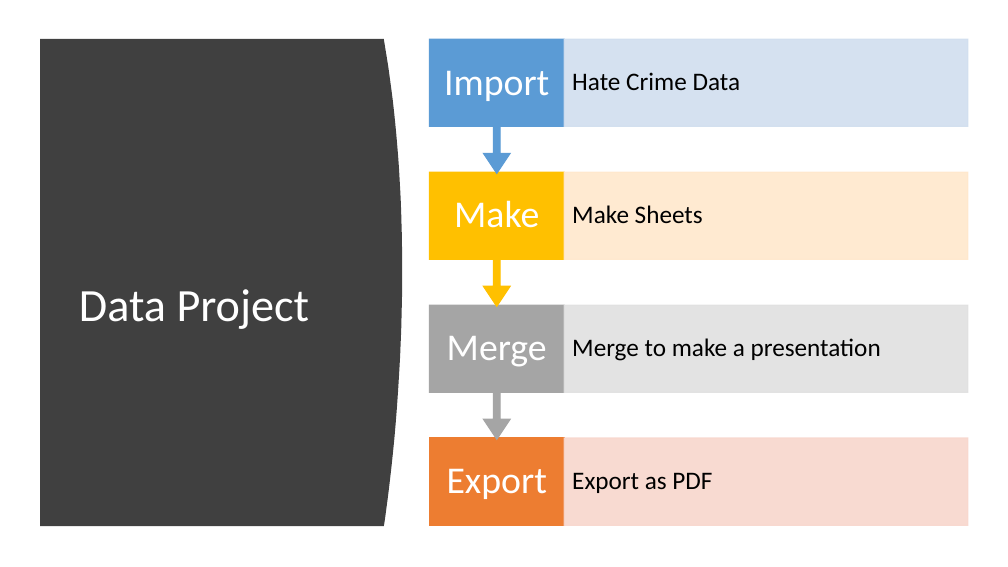
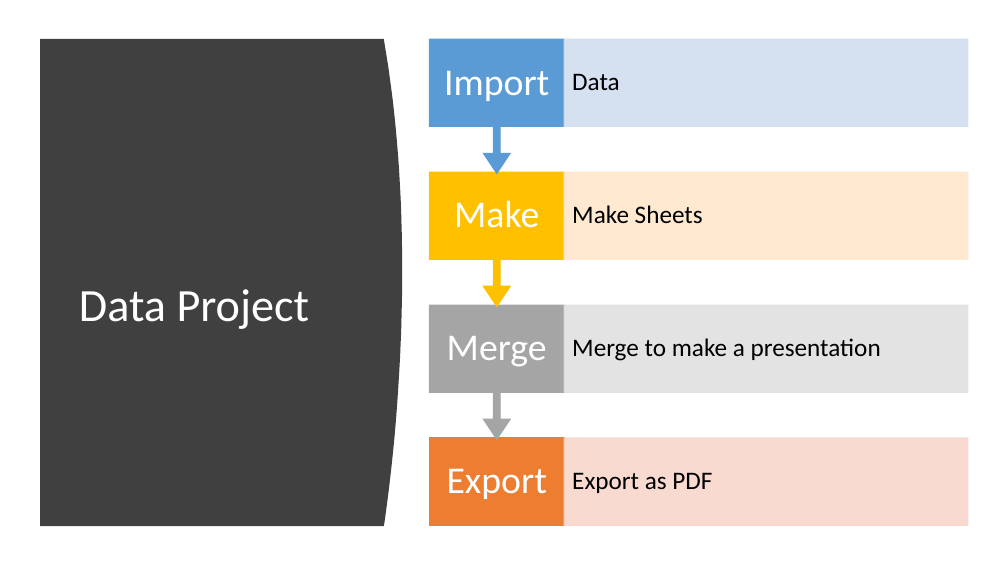
Before and after one commit to dsiufl/Tableau_Workshop, a slide deck: slide 9 of DSI Tableau.pptx. Drawn at 1008x567 pixels with LibreOffice and Linux fonts; fonts in the diff are those of the drawing. Boxes give left, top, right and bottom in pixels: in the first picture for what was removed or moved away, otherwise in the second. Text is boxed around its words. In the diff, an @@ line names an element or a change of style, - is before the commit and + after.

Commit message:
update slide and add HR data

```diff
--- a/DSI Tableau.pptx
+++ b/DSI Tableau.pptx
@@ text at <box>572,73,620,90</box>: text changed @@
-Hate Crime Data
+Data
```
Also in this commit, not shown: 1 other file.
